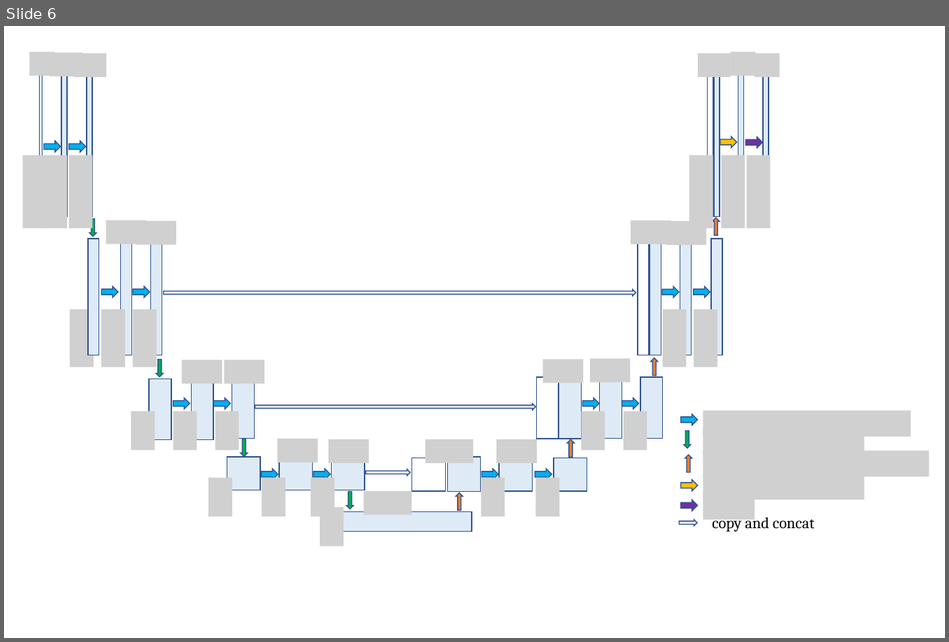
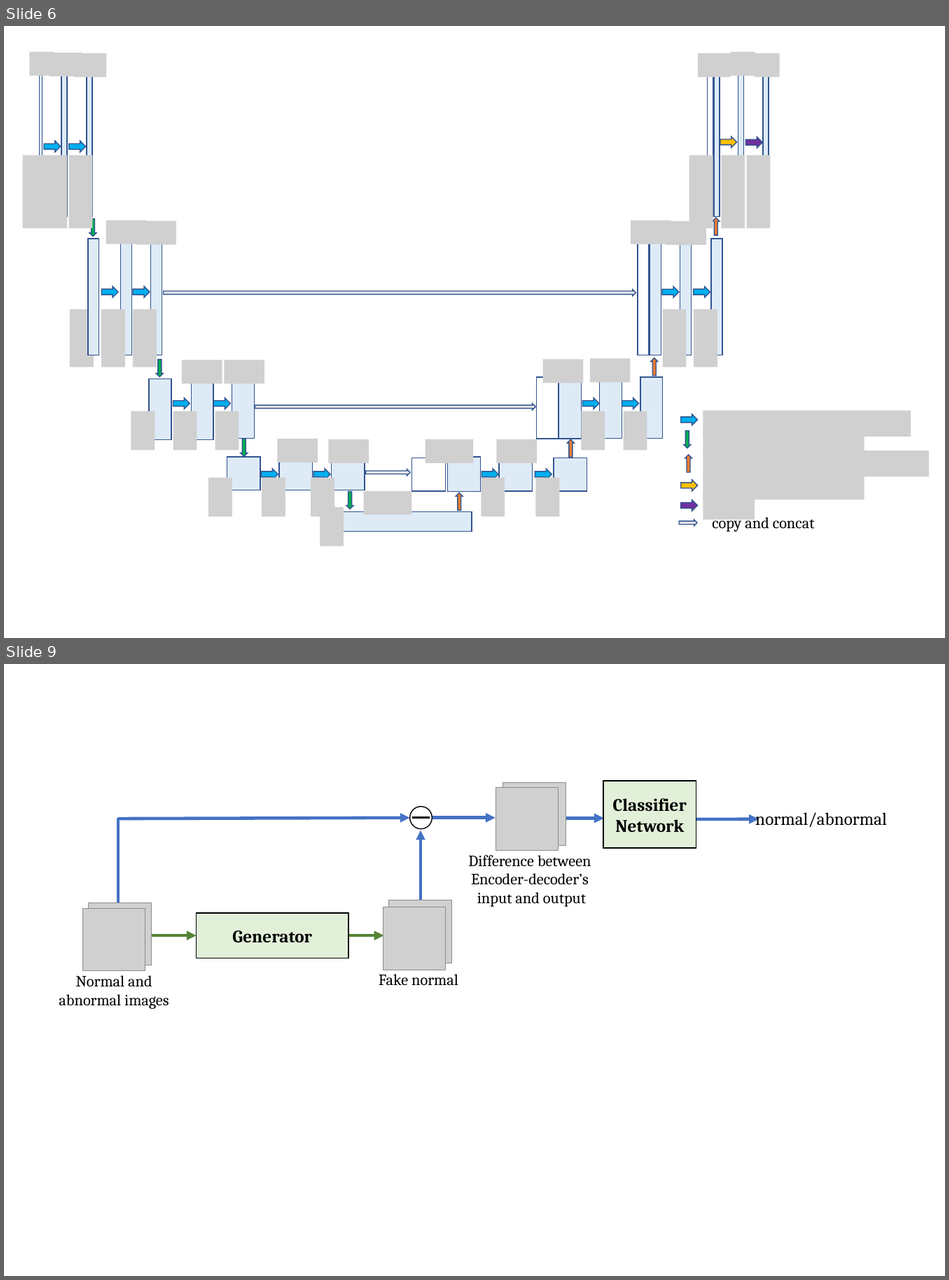
Before and after one commit to zhangrong1722/sysu_graduation_paper, a slide deck: LaTeX/MacOs系统/figure/all_figures.pptx. Shown one above the other, each under a label of ours: slide 6 before the commit, slides 6 and 9 after it; the slides between them are not shown. The pictures are 949x642 and 949x1280 pixels, drawn with LibreOffice and Linux fonts; fonts in the diff are those of the drawing; grey boxes stand for pictures. Boxes give left, top, right and bottom in pixels: in the first picture for what was removed or moved away, otherwise in the second. Text is boxed around its words. In the diff, an @@ line names an element or a change of style, - is before the commit and + after.

```diff
--- a/LaTeX/MacOs系统/figure/all_figures.pptx
+++ b/LaTeX/MacOs系统/figure/all_figures.pptx
@@ slide 9 added at (x1=4, y1=664, x2=945, y2=1276), background #FFFFFF @@
@@ picture added at (x1=496, y1=788, x2=558, y2=851) @@
@@ picture added at (x1=503, y1=783, x2=566, y2=846) @@
@@ arrow added from (563, 819) to (604, 819), #4472C4 3.25 pt @@
@@ text added at (x1=755, y1=812, x2=887, y2=828), 18 pt, text #000000 @@
+normal/abnormal
@@ text added at (x1=468, y1=855, x2=591, y2=907), 16 pt, text #000000 @@
+Difference between
+Encoder-decoder’s
+input and output
@@ picture added at (x1=82, y1=909, x2=145, y2=972) @@
@@ picture added at (x1=89, y1=903, x2=152, y2=966) @@
@@ picture added at (x1=383, y1=908, x2=446, y2=971) @@
@@ picture added at (x1=388, y1=901, x2=451, y2=963) @@
@@ group added at (x1=59, y1=781, x2=759, y2=1009): 6 arrows, 2 rectangles, 2 lines, 2 texts, 1 ellipse @@
+Generator
+Classifier Network
+Normal and abnormal images
+Fake normal
```
Also in this commit, not shown: 1 slide changed, 4 other slides added, 1 slide removed, 7 other files.
